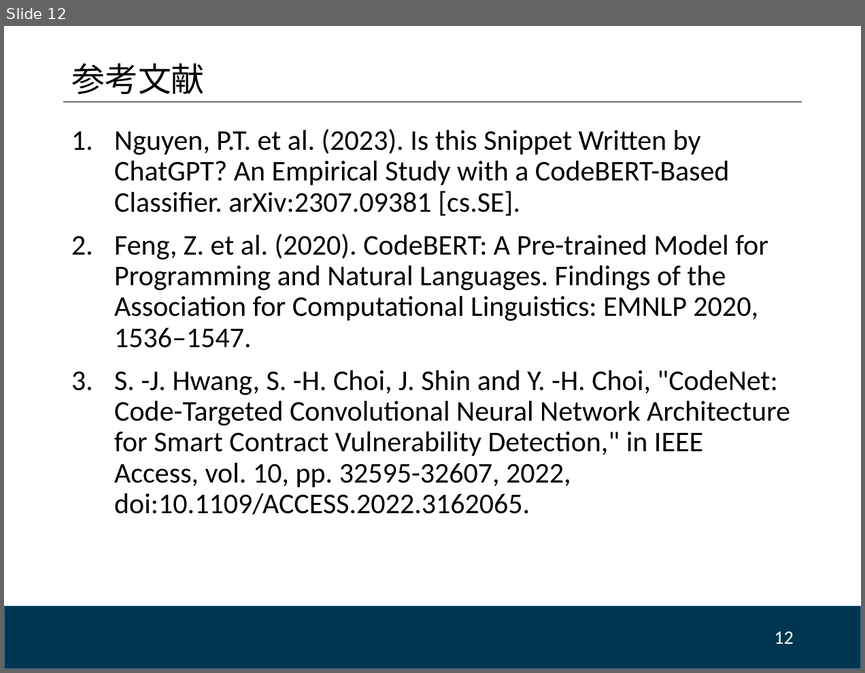
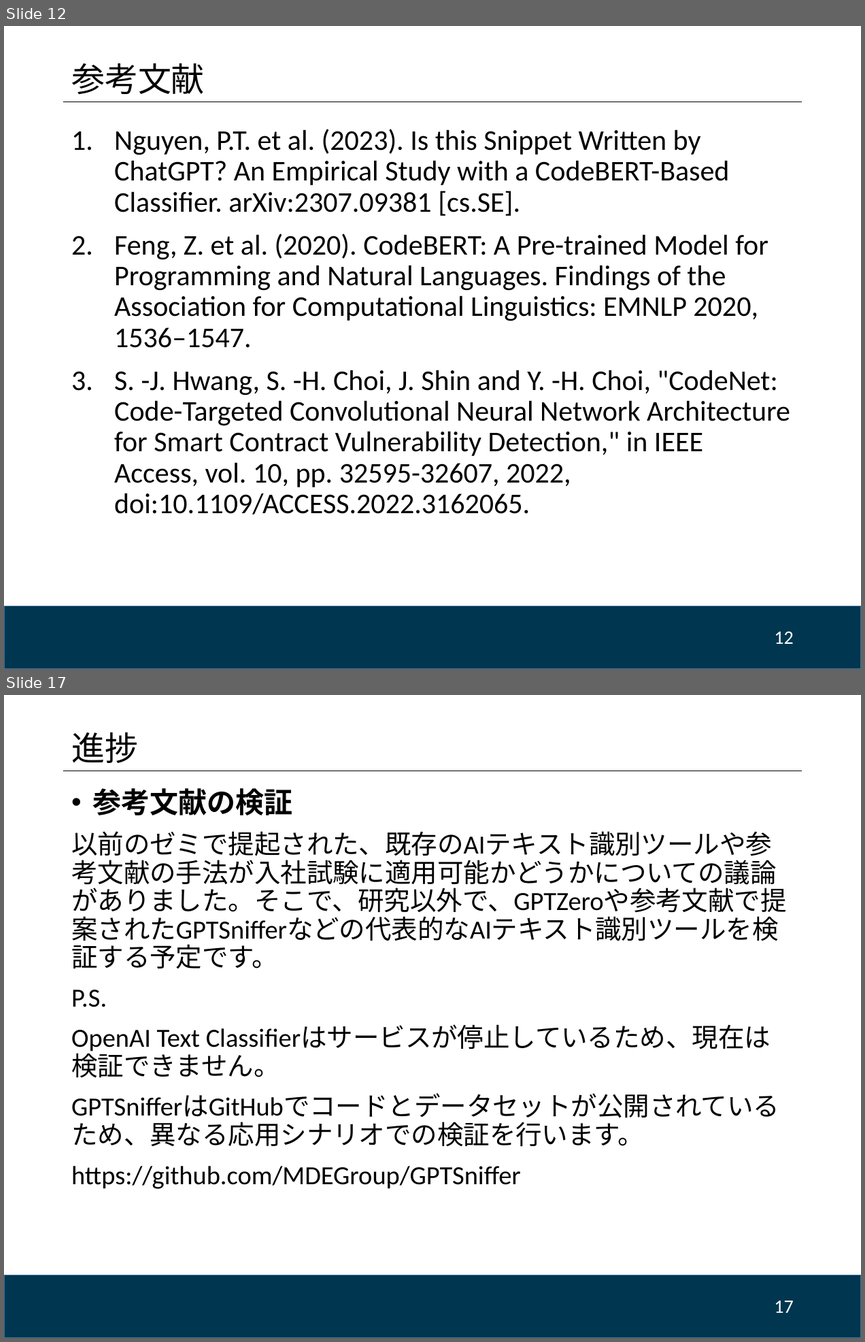
Before and after one commit to FengTianShi/CodeGenChecker, a slide deck: doc/進捗_7-15.pptx. Shown one above the other, each under a label of ours: slide 12 before the commit, slides 12 and 17 after it; the slides between them are not shown. The pictures are 865x673 and 865x1342 pixels, drawn with LibreOffice and Linux fonts; fonts in the diff are those of the drawing; background and template pictures are left out. Boxes give left, top, right and bottom in pixels: in the first picture for what was removed or moved away, otherwise in the second. Text is boxed around its words. In the diff, an @@ line names an element or a change of style, - is before the commit and + after.

```diff
--- a/doc/進捗_7-15.pptx
+++ b/doc/進捗_7-15.pptx
@@ slide 17 added at <box>4,695,861,1338</box>, background #FFFFFF; not listed: 2 template elements that a slide beside it also shows @@
@@ title added at <box>71,732,138,763</box>, 28 pt, text #000000 @@
+進捗
@@ text added at <box>71,788,787,1189</box>, 22 pt, text #000000 @@
+• 参考文献の検証
+以前のゼミで提起された、既存のAIテキスト識別ツールや参考文献の手法が入社試験に適用可能かどうかについての議論がありました。そこで、研究以外で、GPTZeroや参考文献で提案されたGPTSnifferなどの代表的なAIテキスト識別ツールを検証する予定です。
+P.S.
+OpenAI Text Classifierはサービスが停止しているため、現在は検証できません。
+GPTSnifferはGitHubでコードとデータセットが公開されているため、異なる応用シナリオでの検証を行います。
+https://github.com/MDEGroup/GPTSniffer
@@ page number added at <box>774,1300,793,1312</box>, 16 pt, text #FFFFFF @@
+17
```
Also in this commit, not shown: 2 slides changed, 3 other slides added.
